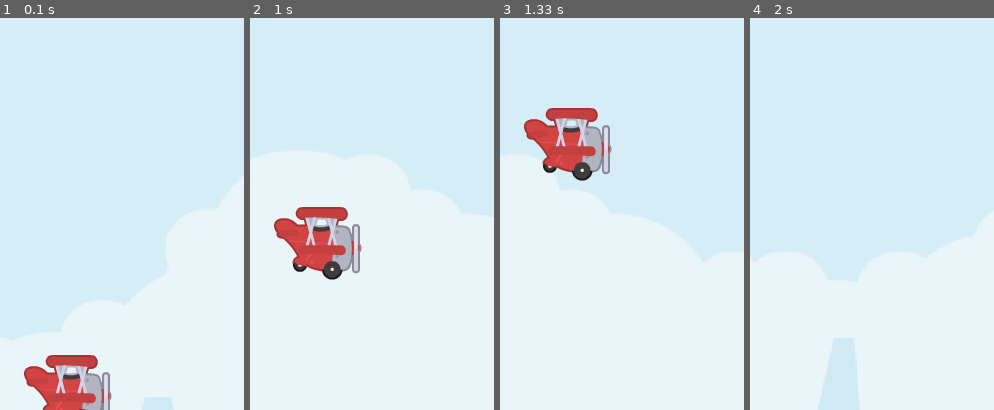
Above: before the commit, frames 1-4 (left to right).
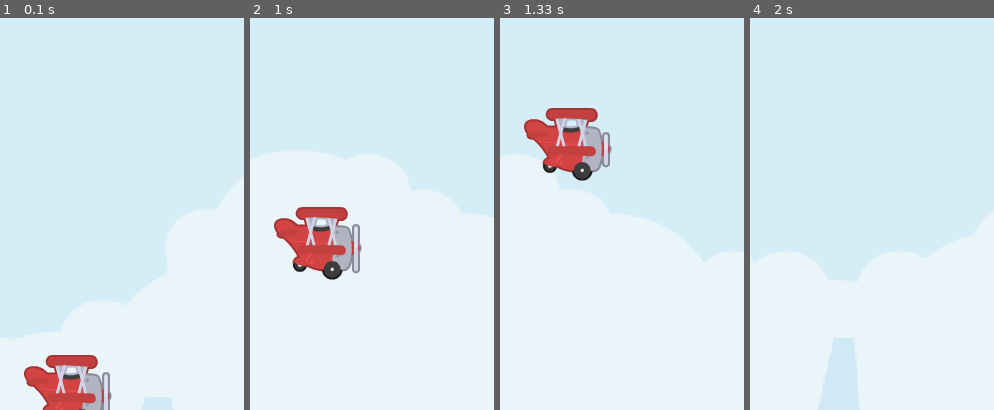
Above: after the commit, the same moments.

Repository: brccabral/Python_Pygame_SideScroller
Game: pygame game, started from code/main.py
Same seed, same stepped clock (60 frames per second), same inputs: the game is played once before the commit and once after it.
Inputs (mouse positions are % of the whole screen's width and height, from its top left):
- Up to frame 1 (0.1 s): no input
- Up to frame 2 (1 s): click (50, 49) at 0.38 s; click (51, 56) at 0.72 s
- Up to frame 3 (1.33 s): click (19, 34) at 1.05 s
- Up to frame 4 (2 s): click (87, 85) at 1.38 s; click (52, 15) at 1.72 s
The pictures show only the part of the screen within x 0-50%, y 2-52%; the shares and areas given below are measured in that part.

Frames 1-2 are identical in both runs. In frame 3, 0.1% of the frame differs, in the area x 41-46%, y 27-41%; in frame 4, nothing differs.

Commit message:
plane is animated

Diff:
--- a/code/sprites.py
+++ b/code/sprites.py
@@ -79,7 +79,13 @@
     def jump(self):
         self.direction = -400
 
+    def animate(self, dt: float):
+        self.frame_index += 10 * dt
+        if self.frame_index >= len(self.frames):
+            self.frame_index = 0
+        self.image = self.frames[int(self.frame_index)]
+
     def update(self, dt: float):
         self.update_gravity(dt)
-        # self.animate(dt)
+        self.animate(dt)
         # self.rotate(dt)
